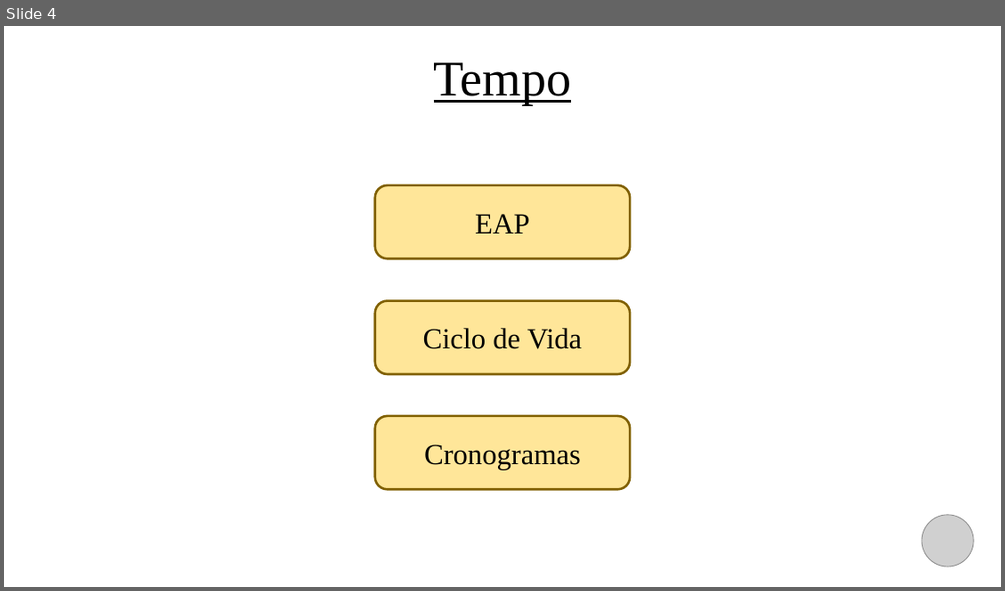
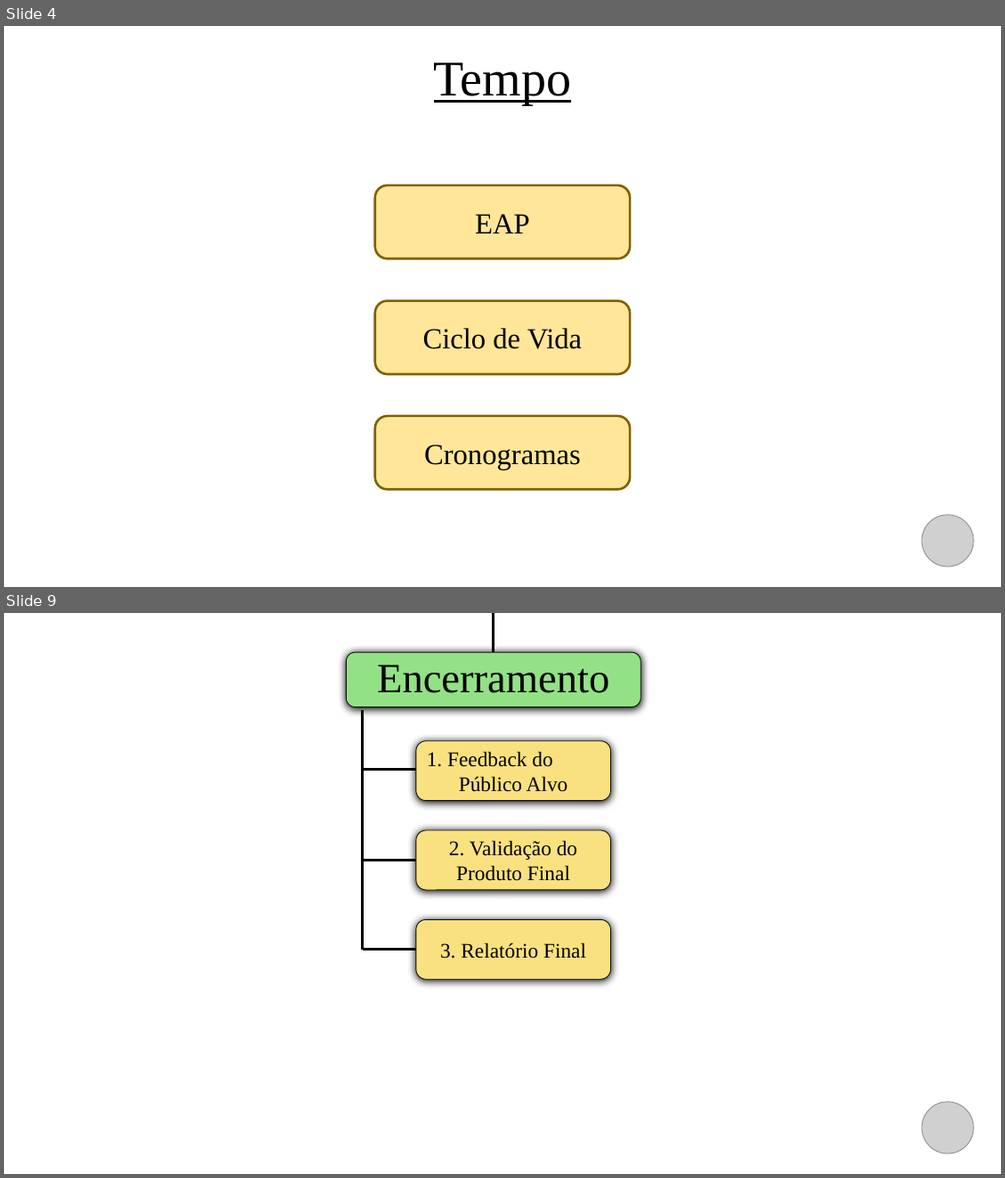
Before and after one commit to RafaelYon/Ficha-Limpa, a slide deck: Planejamento/PP Ficha Limpa.pptx. Shown one above the other, each under a label of ours: slide 4 before the commit, slides 4 and 9 after it; the slides between them are not shown. The pictures are 1005x591 and 1005x1178 pixels, drawn with LibreOffice and Linux fonts; fonts in the diff are those of the drawing; grey boxes stand for pictures; background and template pictures are left out. Boxes give left, top, right and bottom in pixels: in the first picture for what was removed or moved away, otherwise in the second. Text is boxed around its words. In the diff, an @@ line names an element or a change of style, - is before the commit and + after.

```diff
--- a/Planejamento/PP Ficha Limpa.pptx
+++ b/Planejamento/PP Ficha Limpa.pptx
@@ slide 9 added at box(4, 613, 1001, 1174), background picture (left out) @@
@@ line added from (494, 613) to (494, 652), #000000 2.25 pt @@
@@ rounded rectangle added at box(347, 652, 641, 706), fill #92E285, outline #0D0D0D 0.75 pt, 40 pt, text #000000 @@
+Encerramento
@@ line added from (363, 710) to (363, 949), #000000 2.25 pt @@
@@ rounded rectangle added at box(416, 741, 610, 801), fill #FAE180, outline #0D0D0D 0.75 pt, 20 pt, text #000000 @@
+1. Feedback do
+Público Alvo
@@ line added from (363, 770) to (426, 770), #000000 2.25 pt @@
@@ rounded rectangle added at box(416, 831, 610, 891), fill #FAE180, outline #0D0D0D 0.75 pt, 20 pt, text #000000 @@
+2. Validação do
+Produto Final
@@ line added from (363, 860) to (426, 860), #000000 2.25 pt @@
@@ rounded rectangle added at box(416, 919, 610, 980), fill #FAE180, outline #0D0D0D 0.75 pt, 20 pt, text #000000 @@
+3. Relatório Final
@@ line added from (363, 949) to (426, 949), #000000 2.25 pt @@
@@ picture added at box(922, 1102, 973, 1153) @@
```
Also in this commit, not shown: 6 slides changed, 2 other slides added, 3 other files.
